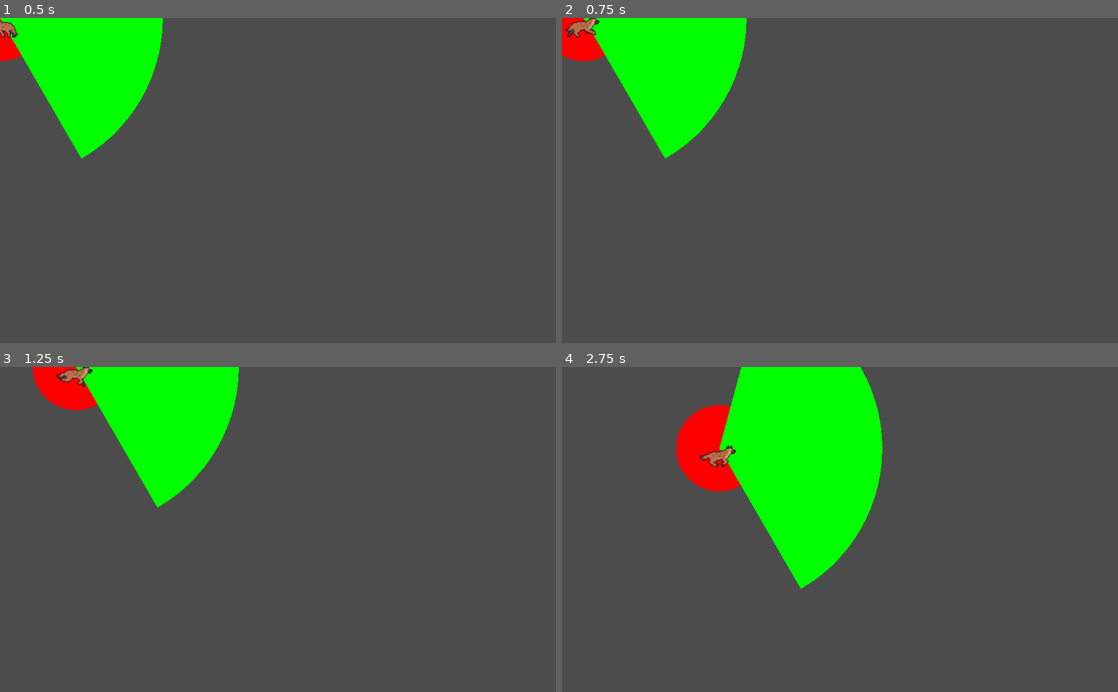
Above: before the commit, frames 1-4 (two rows, left to right).
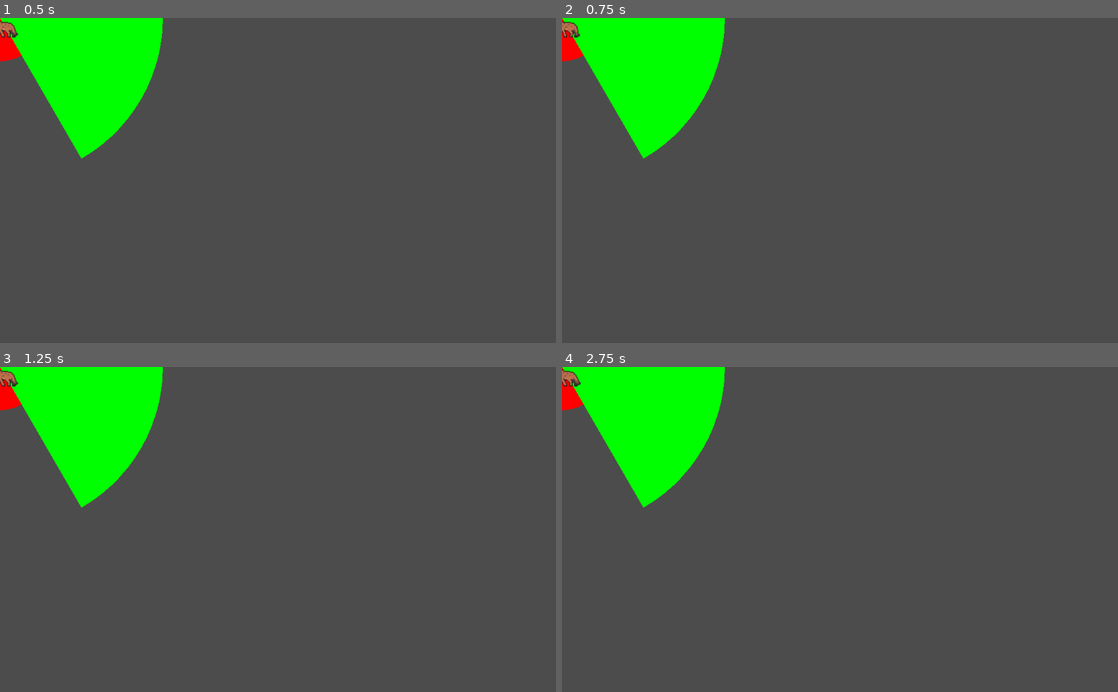
Above: after the commit, the same moments.

Repository: Poissecaille/EcoSimulator
Game: Godot game, scene res://Entities/Animals/Hyena.tscn
The game is run twice, just before and just after one commit, with the same random seed, the same clock (stepped at 60 frames per second) and the same inputs. This scene is started directly instead of the project's main scene.
Inputs (mouse positions are in pixels of both pictures, inside the frame that each line leads up to):
- Up to frame 1 (0.5 s): no input
- Up to frame 2 (0.75 s): tap Enter at 0.5 s; move the mouse to (962, 164) at 0.52 s; hold Right (move_right) from 0.53 s (still down); hold T from 0.53 s (still down); click (962, 164) at 0.67 s
- Up to frame 3 (1.25 s): keep holding Right (move_right); keep holding T
- Up to frame 4 (2.75 s): move the mouse to (728, 545) at 1.27 s; release Right (move_right) at 1.28 s; release T at 1.28 s; hold Down (move_down) 1.28-2.03 s; tap Y at 1.35 s; move the mouse to (895, 458) at 2.02 s; hold Right (move_right) from 2.03 s (still down); hold T from 2.03 s (still down)

Frame 1 is identical in both runs. In frame 2, 3.5% of the frame differs, in the area x 0-34%, y 0-44%; in frame 3, 11%; in frame 4, 23%, in the area x 0-58%, y 0-69%.

Commit message:
collision fov

Diff:
--- a/GODOT/Entities/Animals/FOVPolygon.gd
+++ b/GODOT/Entities/Animals/FOVPolygon.gd
@@ -30,6 +30,7 @@
 	for i in range(nb_points + 1):
 		var point = deg2rad(angle_offset + i * (fov_radius - angle_offset) / nb_points + angle)
 		points.push_back(pos + Vector2(cos(point), sin(point)) * self.view_distance)
+	points.push_back(Vector2(0,0))
 	return points
 
 func _draw():
@@ -41,6 +42,7 @@
 
 func _ready():
 	self.parent_owner_id = self.create_shape_owner(self.owner)
+	#add_child(collision)
 	pass
 
 func _process(delta):
@@ -51,13 +53,7 @@
 
 	var vision_shape = ConvexPolygonShape2D.new()
 	vision_shape.set_point_cloud(get_vision_shape())
+	get_node("CollisionShape2D").get_shape().set_points(vision_shape.get_points())
 	self.shape_owner_clear_shapes(parent_owner_id)
 	self.shape_owner_add_shape(parent_owner_id, vision_shape)
 	pass
-
-func _on_FOVPolygon_area_entered(area):
-	pass # Replace with function body.
-
-
-func _on_FOVPolygon_body_entered(body:Node):
-	pass # Replace with function body.
--- a/GODOT/Entities/Animals/Hyena.gd
+++ b/GODOT/Entities/Animals/Hyena.gd
@@ -11,13 +11,13 @@
 
 func _process(delta):
 	self.velocity = Vector2.ZERO
-	if Input.is_action_pressed("move_right"):
+	if Input.is_action_pressed("player_right"):
 		self.velocity.x += 1
-	if Input.is_action_pressed("move_left"):
+	if Input.is_action_pressed("player_left"):
 		self.velocity.x -= 1
-	if Input.is_action_pressed("move_down"):
+	if Input.is_action_pressed("player_down"):
 		self.velocity.y += 1
-	if Input.is_action_pressed("move_up"):
+	if Input.is_action_pressed("player_up"):
 		self.velocity.y -= 1
 
 	if self.velocity.length() > 0:
@@ -53,5 +53,7 @@
 		hide()
 		$HyenaAnimation.stop()
 
-func _on_FOVPolygon_body_entered(body:Node):
-	pass
+
+
+func _on_FOVPolygon_body_entered(body):
+	print(body)
--- a/GODOT/Entities/Animals/Hyena.tscn
+++ b/GODOT/Entities/Animals/Hyena.tscn
@@ -6,6 +6,8 @@
 [ext_resource path="res://Assets/2 Hyena/Hyena_death.png" type="Texture" id=4]
 [ext_resource path="res://Assets/2 Hyena/Hyena_idle.png" type="Texture" id=5]
 [ext_resource path="res://Entities/Animals/FOVPolygon.tscn" type="PackedScene" id=6]
+
+[sub_resource type="ConvexPolygonShape2D" id=25]
 
 [sub_resource type="CapsuleShape2D" id=24]
 radius = 24.9999
@@ -29,36 +31,6 @@
 flags = 4
 atlas = ExtResource( 5 )
 region = Rect2( 144, 0, 48, 48 )
-
-[sub_resource type="AtlasTexture" id=8]
-flags = 4
-atlas = ExtResource( 3 )
-region = Rect2( 0, 0, 48, 48 )
-
-[sub_resource type="AtlasTexture" id=9]
-flags = 4
-atlas = ExtResource( 3 )
-region = Rect2( 48, 0, 48, 48 )
-
-[sub_resource type="AtlasTexture" id=10]
-flags = 4
-atlas = ExtResource( 3 )
-region = Rect2( 96, 0, 48, 48 )
-
-[sub_resource type="AtlasTexture" id=11]
-flags = 4
-atlas = ExtResource( 3 )
-region = Rect2( 144, 0, 48, 48 )
-
-[sub_resource type="AtlasTexture" id=12]
-flags = 4
-atlas = ExtResource( 3 )
-region = Rect2( 192, 0, 48, 48 )
-
-[sub_resource type="AtlasTexture" id=13]
-flags = 4
-atlas = ExtResource( 3 )
-region = Rect2( 240, 0, 48, 48 )
 
 [sub_resource type="AtlasTexture" id=1]
 flags = 4
@@ -120,16 +92,41 @@
 atlas = ExtResource( 4 )
 region = Rect2( 240, 0, 48, 48 )
 
+[sub_resource type="AtlasTexture" id=8]
+flags = 4
+atlas = ExtResource( 3 )
+region = Rect2( 0, 0, 48, 48 )
+
+[sub_resource type="AtlasTexture" id=9]
+flags = 4
+atlas = ExtResource( 3 )
+region = Rect2( 48, 0, 48, 48 )
+
+[sub_resource type="AtlasTexture" id=10]
+flags = 4
+atlas = ExtResource( 3 )
+region = Rect2( 96, 0, 48, 48 )
+
+[sub_resource type="AtlasTexture" id=11]
+flags = 4
+atlas = ExtResource( 3 )
+region = Rect2( 144, 0, 48, 48 )
+
+[sub_resource type="AtlasTexture" id=12]
+flags = 4
+atlas = ExtResource( 3 )
+region = Rect2( 192, 0, 48, 48 )
+
+[sub_resource type="AtlasTexture" id=13]
+flags = 4
+atlas = ExtResource( 3 )
+region = Rect2( 240, 0, 48, 48 )
+
 [sub_resource type="SpriteFrames" id=7]
 animations = [ {
 "frames": [ SubResource( 20 ), SubResource( 21 ), SubResource( 22 ), SubResource( 23 ) ],
 "loop": true,
 "name": "idle",
-"speed": 5.0
-}, {
-"frames": [ SubResource( 8 ), SubResource( 9 ), SubResource( 10 ), SubResource( 11 ), SubResource( 12 ), SubResource( 13 ) ],
-"loop": true,
-"name": "attack",
 "speed": 5.0
 }, {
 "frames": [ SubResource( 1 ), SubResource( 2 ), SubResource( 3 ), SubResource( 4 ), SubResource( 5 ), SubResource( 6 ) ],
@@ -141,12 +138,24 @@
 "loop": true,
 "name": "die",
 "speed": 5.0
+}, {
+"frames": [ SubResource( 8 ), SubResource( 9 ), SubResource( 10 ), SubResource( 11 ), SubResource( 12 ), SubResource( 13 ) ],
+"loop": true,
+"name": "attack",
+"speed": 5.0
 } ]
 
 [node name="Hyena" type="KinematicBody2D"]
+collision_layer = 2
 script = ExtResource( 1 )
 
 [node name="FOVPolygon" parent="." instance=ExtResource( 6 )]
+collision_layer = 0
+monitorable = false
+gravity = 0.0
+
+[node name="CollisionShape2D" type="CollisionShape2D" parent="FOVPolygon"]
+shape = SubResource( 25 )
 
 [node name="CollisionShape2D" type="CollisionShape2D" parent="."]
 position = Vector2( 8, 14 )
@@ -158,5 +167,5 @@
 frames = SubResource( 7 )
 animation = "idle"
 
-[connection signal="area_entered" from="FOVPolygon" to="FOVPolygon" method="_on_FOVPolygon_area_entered"]
+[connection signal="body_entered" from="FOVPolygon" to="." method="_on_FOVPolygon_body_entered"]
 [connection signal="animation_finished" from="HyenaAnimation" to="." method="_on_HyenaAnimation_animation_finished"]
--- a/GODOT/Game.tscn
+++ b/GODOT/Game.tscn
@@ -42,3 +42,4 @@
 margin_top = 12.0
 margin_right = 13.0
 margin_bottom = 12.0
+focus_mode = 1
--- a/GODOT/project.godot
+++ b/GODOT/project.godot
@@ -46,6 +46,26 @@
 "events": [ Object(InputEventKey,"resource_local_to_scene":false,"resource_name":"","device":0,"alt":false,"shift":false,"control":false,"meta":false,"command":false,"pressed":false,"scancode":16777231,"physical_scancode":0,"unicode":0,"echo":false,"script":null)
  ]
 }
+player_up={
+"deadzone": 0.5,
+"events": [ Object(InputEventKey,"resource_local_to_scene":false,"resource_name":"","device":0,"alt":false,"shift":false,"control":false,"meta":false,"command":false,"pressed":false,"scancode":90,"physical_scancode":0,"unicode":0,"echo":false,"script":null)
+ ]
+}
+player_down={
+"deadzone": 0.5,
+"events": [ Object(InputEventKey,"resource_local_to_scene":false,"resource_name":"","device":0,"alt":false,"shift":false,"control":false,"meta":false,"command":false,"pressed":false,"scancode":83,"physical_scancode":0,"unicode":0,"echo":false,"script":null)
+ ]
+}
+player_left={
+"deadzone": 0.5,
+"events": [ Object(InputEventKey,"resource_local_to_scene":false,"resource_name":"","device":0,"alt":false,"shift":false,"control":false,"meta":false,"command":false,"pressed":false,"scancode":81,"physical_scancode":0,"unicode":0,"echo":false,"script":null)
+ ]
+}
+player_right={
+"deadzone": 0.5,
+"events": [ Object(InputEventKey,"resource_local_to_scene":false,"resource_name":"","device":0,"alt":false,"shift":false,"control":false,"meta":false,"command":false,"pressed":false,"scancode":68,"physical_scancode":0,"unicode":0,"echo":false,"script":null)
+ ]
+}
 
 [network]
 
Not shown: 1 places in GODOT/Entities/Animals/Hyena.tscn that only renumber resources
